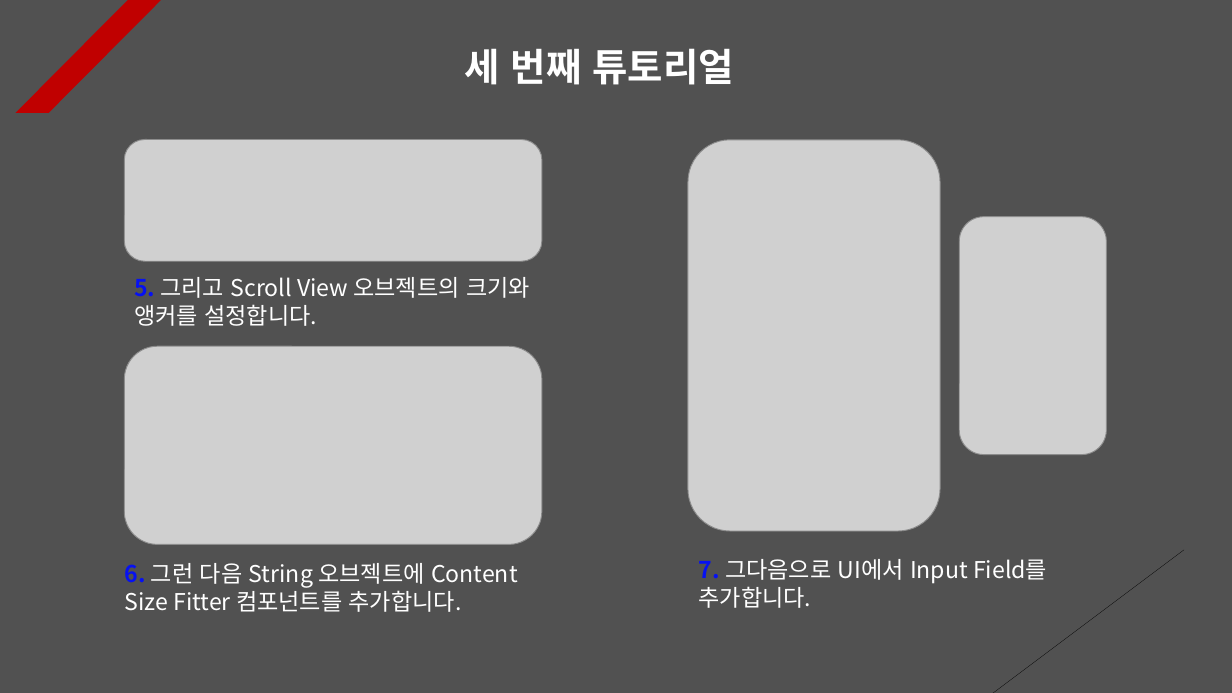
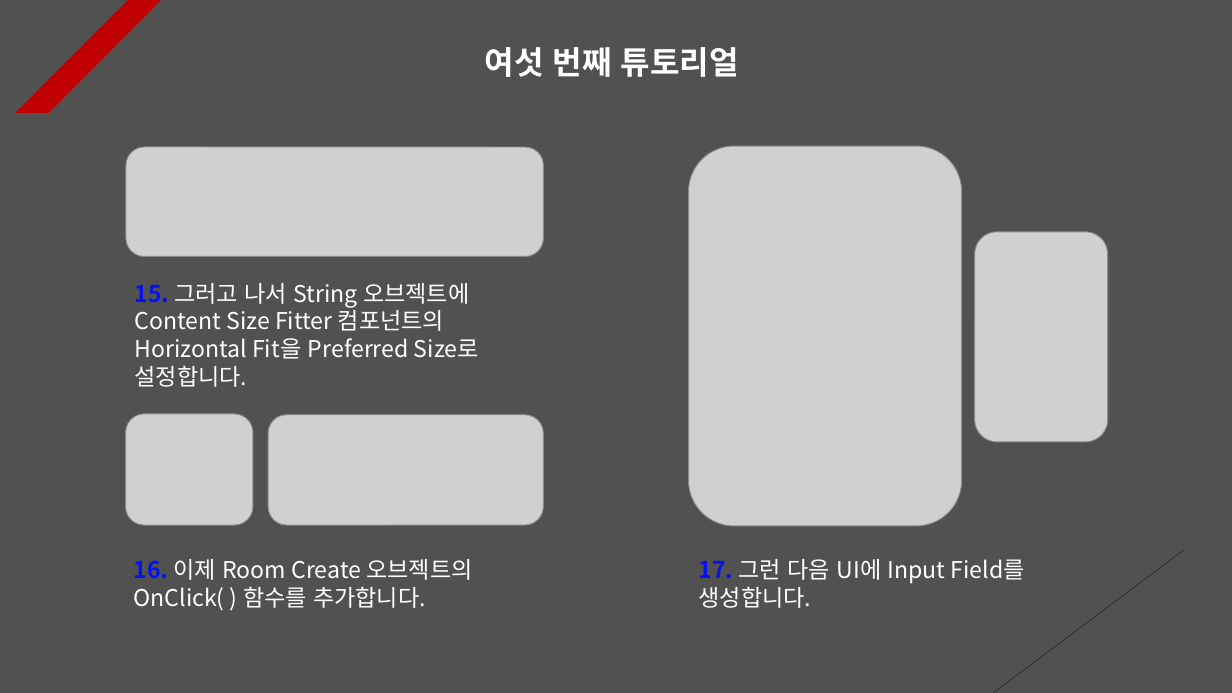
Before and after one commit to Unity2033/3D-UnityEngine, a slide deck: slide 7 of Assets/Class/Photon Server/PPT Data/Photon RPC.pptx (slide 4 before the commit). Drawn at 1232x693 pixels with LibreOffice and Linux fonts; fonts in the diff are those of the drawing; grey boxes stand for pictures. Boxes give left, top, right and bottom in pixels: in the first picture for what was removed or moved away, otherwise in the second. Text is boxed around its words. In the diff, an @@ line names an element or a change of style, - is before the commit and + after.

```diff
--- a/Assets/Class/Photon Server/PPT Data/Photon RPC.pptx
+++ b/Assets/Class/Photon Server/PPT Data/Photon RPC.pptx
@@ text at bbox=[485, 47, 739, 77]: text changed; size 30 to 25 pt @@
-세 번째 튜토리얼
+여섯 번째 튜토리얼
@@ picture: place and size @@
-picture at bbox=[125, 140, 543, 262]
+picture at bbox=[126, 147, 543, 256]
@@ picture: place and size @@
-picture at bbox=[689, 140, 941, 531]
+picture at bbox=[689, 146, 962, 526]
@@ picture: place and size @@
-picture at bbox=[959, 217, 1106, 455]
+picture at bbox=[975, 232, 1108, 442]
@@ text removed at bbox=[134, 277, 530, 326] @@
-5. 그리고 Scroll View 오브젝트의 크기와 앵커를 설정합니다.
@@ text at bbox=[135, 283, 479, 387]: text changed @@
-6. 그런 다음 String 오브젝트에 Content Size Fitter 컴포넌트를 추가합니다.
+15. 그러고 나서 String 오브젝트에 Content Size Fitter 컴포넌트의 Horizontal Fit을 Preferred Size로 설정합니다.
@@ picture removed at bbox=[125, 347, 543, 544] @@
@@ picture added at bbox=[126, 414, 253, 525] @@
@@ picture added at bbox=[268, 415, 543, 525] @@
@@ text added at bbox=[134, 559, 472, 611], 18 pt, text #FFFFFF @@
+16. 이제 Room Create 오브젝트의 OnClick( ) 함수를 추가합니다.
@@ text at bbox=[699, 559, 1025, 608]: text changed @@
-7. 그다음으로 UI에서 Input Field를 추가합니다.
+17. 그런 다음 UI에 Input Field를 생성합니다.
```
Also in this commit, not shown: 6 other slides changed, 3 slides added, 5 slides removed, 23 other files.
